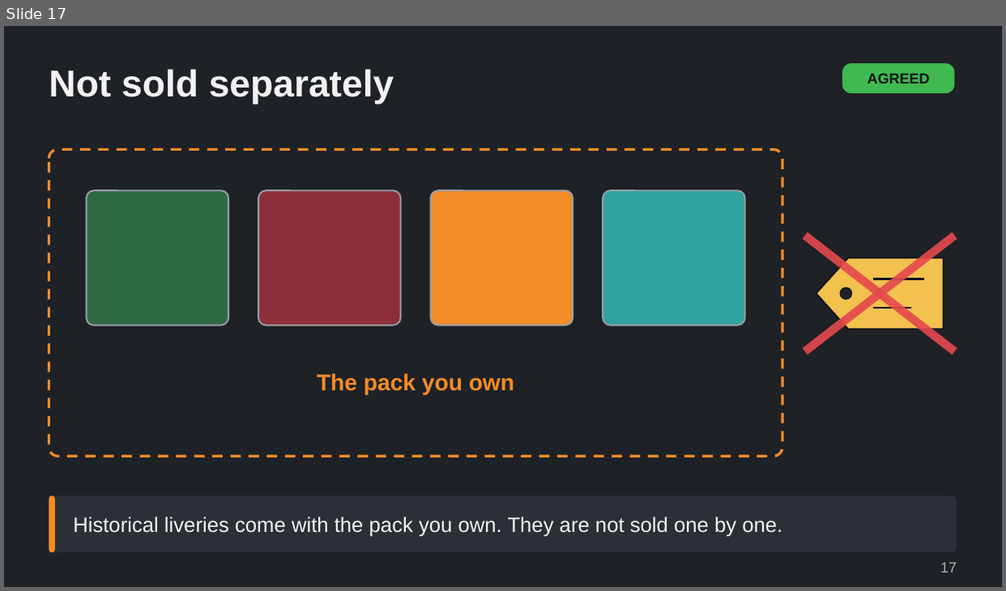
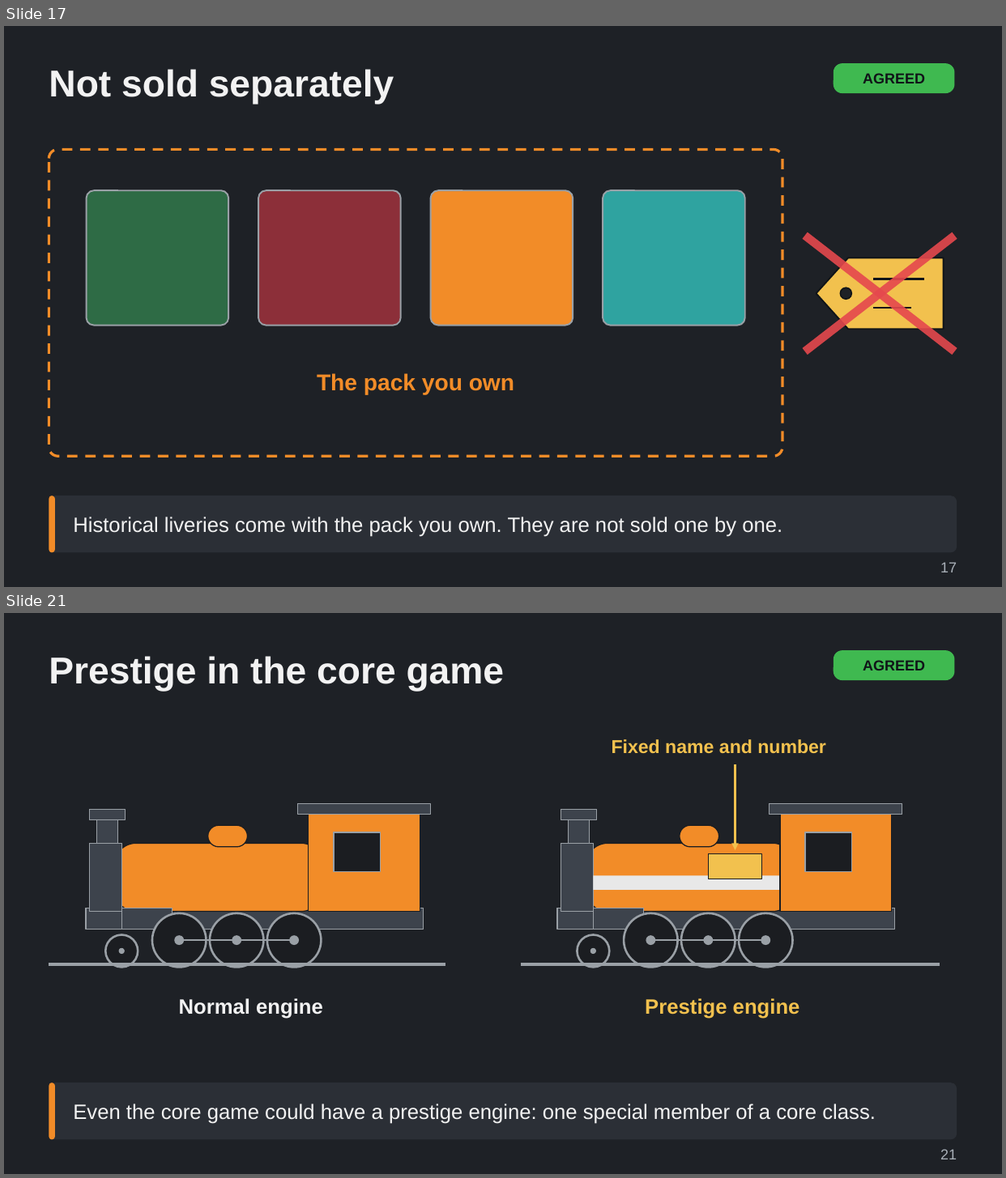
Before and after one commit to Tarenkookoo/Satisfactory---Early-Locomotion, a slide deck: Reporting/Claude Presents/Deck8_AfterLaunch_LateSteam/After_Launch_Late_Steam_Driving_and_Prestige_Explained.pptx. Shown one above the other, each under a label of ours: slide 17 before the commit, slides 17 and 21 after it; the slides between them are not shown. The pictures are 1006x591 and 1006x1178 pixels, drawn with LibreOffice and Linux fonts; fonts in the diff are those of the drawing. Boxes give left, top, right and bottom in pixels: in the first picture for what was removed or moved away, otherwise in the second. Text is boxed around its words. In the diff, an @@ line names an element or a change of style, - is before the commit and + after.

```diff
--- a/Reporting/Claude Presents/Deck8_AfterLaunch_LateSteam/After_Launch_Late_Steam_Driving_and_Prestige_Explained.pptx
+++ b/Reporting/Claude Presents/Deck8_AfterLaunch_LateSteam/After_Launch_Late_Steam_Driving_and_Prestige_Explained.pptx
@@ slide 21 added at [4, 613, 1002, 1174], background #1E2126 @@
@@ title added at [49, 656, 505, 692], 36 pt, text #F2F2F2, bold @@
+Prestige in the core game
@@ rounded rectangle added at [833, 650, 955, 680], fill #3FB950, 14 pt, text #101418, bold @@
+AGREED
@@ group added at [49, 739, 940, 1019]: 18 rectangles, 16 ellipses, 4 rounded rectangles, 4 lines, 3 texts, 1 arrow @@
+Normal engine
+Prestige engine
+Fixed name and number
@@ rounded rectangle added at [49, 1083, 957, 1140], fill #2B2F36, 20 pt, text #F2F2F2 @@
+Even the core game could have a prestige engine: one special member of a core class.
@@ rounded rectangle added at [49, 1083, 55, 1140], fill #F28C28 @@
@@ text added at [940, 1149, 957, 1160], 14 pt, text #A9B0B8 @@
+21
@@ slide 17 changed as well @@
@@ rounded rectangle "AGREED": place and size @@
-rounded rectangle "AGREED" at [842, 63, 955, 93]
+rounded rectangle "AGREED" at [833, 63, 955, 93]
```
Also in this commit, not shown: 14 other slides changed, 7 other slides added, 6 other files.
